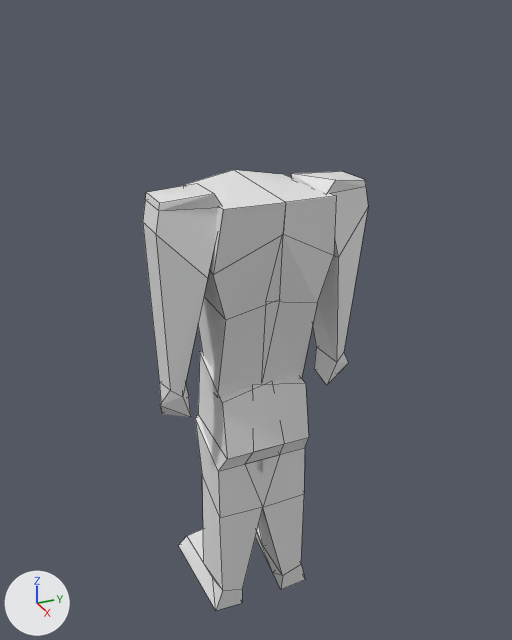
One commit to the Blender file Low Poly Character.blend: the scene before it, then after it.
One viewpoint serves both versions: a 50 mm camera at (1.853, -0.837, 2.034) aimed at (-0.075, 0.03, 1.07). Lighting does not change. The marker at lower left points along +X, +Y and +Z. Mesh edges are drawn as thin lines.

The older version as bpy lines, for what is in view:
```python
me_cube_002 = bpy.data.meshes.new('Cube.002')
me_cube_002.from_pydata(...)  # 72 vertices, 61 faces, 2 loose edges; spans x -0.29..0.18, y -0.16..0.34, z -0.02..1.77
ob_torso = bpy.data.objects.new('Torso', me_cube_002)
ob_torso.location = (0.0, 0.0, 0.014)
_m = ob_torso.modifiers.new('Mirror', 'MIRROR')
_m.use_axis = (False, True, False)
_m.use_clip = True
```
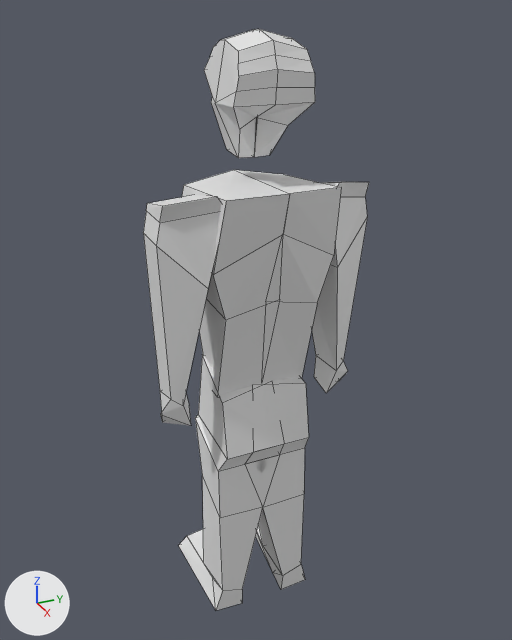
Boxes (x1, y1, x2, y2) around the edits, measured in the pictures (512 x 640 px; the box of a moved part takes in the faces that stretch with it):
'Torso', reshaped: before (143, 170, 368, 610); after (143, 29, 369, 610)
part 1 of me_cube_002, added: after (204, 29, 315, 158)
part 2 of me_cube_002, moved or reshaped: before (143, 170, 368, 458); after (143, 170, 369, 458)

The change, as a list of edits to the scene's bpy script:
```text
Change me_cube_002:
    used by ob_torso; location = (0.0, 0.0, 0.014)
    remove me_cube_002.from_pydata(...)  # 72 vertices, 61 faces, 2 loose edges; spans x -0.29..0.18, y -0.16..0.34, z -0.02..1.77
    add me_cube_002.from_pydata(...)  # 107 vertices, 90 faces, 3 loose edges; spans x -0.29..0.21, y -0.16..0.34, z -0.02..1.94
    me_cube_002 part 1: a new loose piece of 35 vertices spanning x -0.12..0.13, y 0.0..0.12, z 1.6..1.94
    me_cube_002 part 2: 24 vertices moved from x -0.19..0.18, y 0.0..0.34, z 0.82..1.55 to x -0.17..0.21, y 0.0..0.34, z 0.79..1.55
```
